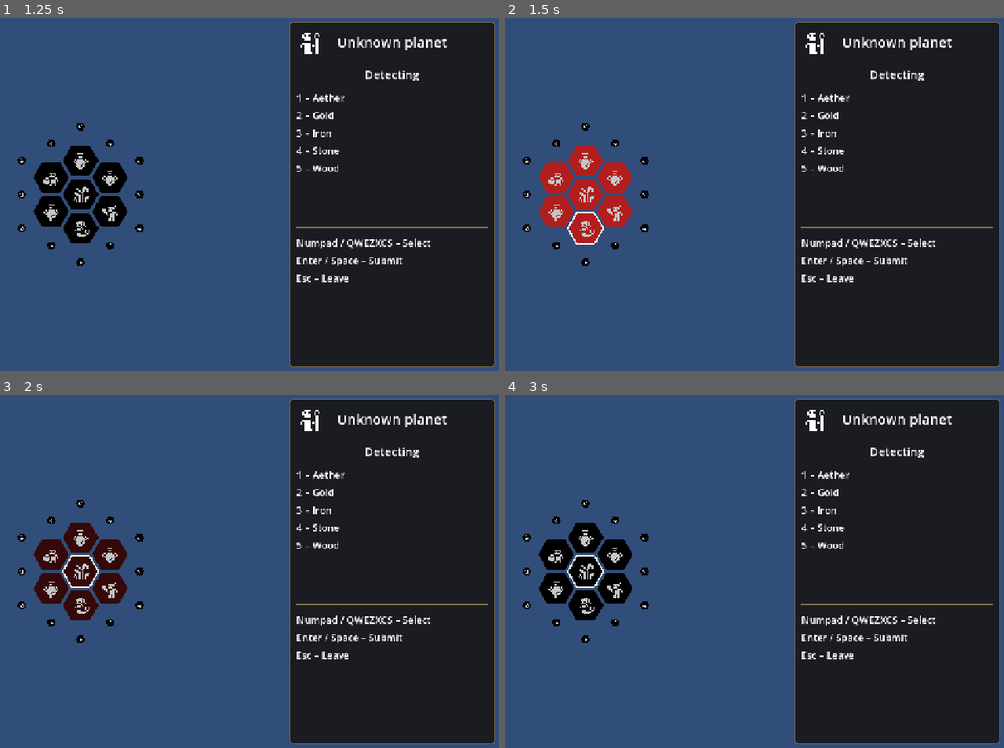
Above: before the commit, frames 1-4 (two rows, left to right).
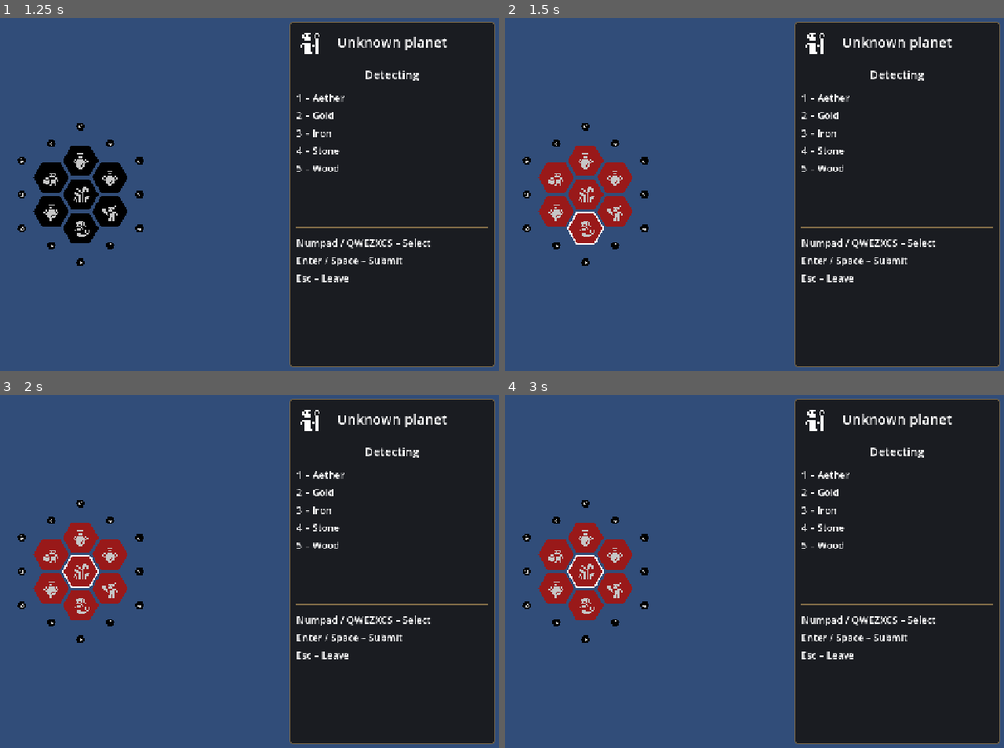
Above: after the commit, the same moments.

Repository: scunningham777/spaes-wrzrds
Game: Godot game, scene res://scenes/planet.tscn
Two runs of this game, one before a commit and one after it. Both use one fixed random seed, a clock stepped at 60 frames per second and the inputs below. This scene is started directly instead of the project's main scene.
Inputs:
- Up to frame 1 (1.25 s): tap Enter (submit_guess) at 0.5, 0.8 s; hold D (hex_right) from 0.53 s (still down); hold S (detect) from 0.53 s (still down); tap Space at 0.77 s
- Up to frame 2 (1.5 s): tap Space at 1.25 s; release D (hex_right) at 1.28 s; release S (detect) at 1.28 s; hold X (hex_down) from 1.28 s (still down); tap Enter (submit_guess) at 1.35 s
- Up to frame 3 (2 s): keep holding X (hex_down); tap Space at 1.52 s; tap S (detect) at 1.55 s
- Up to frame 4 (3 s): release X (hex_down) at 2.03 s; hold D (hex_right) 2.03-2.78 s; hold B (build_tower) 2.03-2.78 s; tap Enter (submit_guess) at 2.3 s; hold W (hex_up) from 2.78 s (still down); tap S (detect) at 2.85 s

Frame 1 is identical in both runs. In frame 2, 2.8% of the frame differs, in the area x 6-26%, y 36-64%; in frame 3, 2.8%; in frame 4, 2.8%.

Commit message:
Detect mode: wrong guesses turn red until the next submit
Like partly right tiles turn gold, tiles guessed all wrong (or not guessed)
now keep a red fill until the next submit, instead of flashing red. Exact
guesses still flash green.

Co-Authored-By: Claude Opus 5.5 <noreply@anthropic.com>
Claude-Session: https://claude.ai/code/session_0196C6qponv1cZhsguvue75H

Diff:
--- a/scripts/core/detection.gd
+++ b/scripts/core/detection.gd
@@ -4,8 +4,8 @@
 # One detect mode session: the player guesses the elements of the unknown tiles in an area (the
 # ring around them), Wordle-style. Guesses belong to a kind, so guessing for one tile guesses for
 # every tile of its kind. Submitting scores each guessed kind: exactly its elements makes it known
-# (TileGrid.set_kind_known, planet-wide); some of them, extras or not, makes its tiles partial
-# until the next submit; none leaves them as they were.
+# (TileGrid.set_kind_known, planet-wide); some of them, extras or not, makes its tiles partial;
+# none (or no guess) makes them wrong. Partial and wrong last until the next submit.
 #
 # The elements to guess from are every element on the planet (its TileGrid.kinds), in
 # alphabetical order, whether or not the area has it: decoys keep the last unknown kind from being
@@ -28,6 +28,8 @@
 var guesses: Dictionary[StringName, Array] = {}
 ## Stored copies of the tiles the last submit found partly right.
 var partial: Dictionary[Vector2i, bool] = {}
+## Stored copies of the tiles the last submit found no part of right (guessed all wrong, or not at all).
+var wrong: Dictionary[Vector2i, bool] = {}
 
 
 func _init(p_grid: TileGrid, p_area: Array[Vector2i]) -> void:
@@ -56,14 +58,6 @@
 
 func is_target(coord: Vector2i) -> bool:
 	return grid.canonical(coord) in targets()
-
-
-# The area's unknown tiles the last submit found no part of right (guessed all wrong, or not at
-# all); after a submit, every target that isn't partial.
-func missed() -> Array[Vector2i]:
-	var result: Array[Vector2i] = []
-	result.assign(targets().filter(func(c: Vector2i) -> bool: return not partial.has(c)))
-	return result
 
 
 # Whether nothing's left to detect.
@@ -114,9 +108,14 @@
 	return partial.has(grid.canonical(coord))
 
 
+func is_wrong(coord: Vector2i) -> bool:
+	return wrong.has(grid.canonical(coord))
+
+
 # Scores every guessed kind in the area (see the top). Returns the kinds it made known.
 func submit() -> Array[TileKind]:
 	partial.clear()
+	wrong.clear()
 	var learned: Array[TileKind] = []
 	var kinds: Array[TileKind] = []
 	for c in targets():
@@ -127,10 +126,11 @@
 		var right := kind_guesses.filter(func(e: StringName) -> bool: return e in kind.elements)
 		if right.size() == kind.elements.size() and kind_guesses.size() == right.size():
 			learned.append(kind)
-		elif not right.is_empty():
+		else:
+			var results: Dictionary[Vector2i, bool] = partial if not right.is_empty() else wrong
 			for c in targets():
 				if grid.get_tile(c) == kind:
-					partial[c] = true
+					results[c] = true
 	for kind in learned:
 		guesses.erase(kind.id)
 		grid.set_kind_known(kind)
--- a/scripts/tile_grid_view.gd
+++ b/scripts/tile_grid_view.gd
@@ -7,10 +7,10 @@
 # whose icon has an entry in ICONS draw that sprite-sheet icon over it. Icons with an entry in ICON_ANIMS step through it, all in sync off one clock. Tile size comes
 # from the board's tile_scale. Tiles whose elements are unknown draw their icon in unknown_icon_color,
 # holding still. In detect mode (detection) tiles outside its area shrink and hold still, tiles
-# partly guessed right fill with partial_color, guesses show as their number keys in the lower
-# right, the selected tile is outlined, and the landing outline, move costs and cooldowns hide.
-# After a submit, tiles flash (flash_tiles) correct_color or wrong_color. Tiles that cost aether to step onto show the cost as a number and
-# a blue dot in their upper left; the landing tile is outlined. The occupied (player's) tile's icon
+# partly guessed right fill with partial_color and ones guessed wrong with wrong_color, guesses
+# show as their number keys in the lower right, the selected tile is outlined, and the landing
+# outline, move costs and cooldowns hide. Tiles just guessed right flash correct_color
+# (flash_tiles). Tiles that cost aether to step onto show the cost as a number and a blue dot in their upper left; the landing tile is outlined. The occupied (player's) tile's icon
 # sits higher, clear of the player's sprite.
 
 ## Sprite sheet that ICONS regions are cut from.
@@ -38,18 +38,18 @@
 @export var move_cost_dot_color: Color = Color(0.3, 0.6, 1.0)
 @export var move_cost_dot_radius: float = 3.5
 ## Detect mode: drawn size of tiles outside its area, how long they take to shrink or grow back,
-## fill of tiles partly guessed right, guess numbers, and the selected tile's outline.
+## fills of tiles partly guessed right and guessed wrong, guess numbers, and the selected tile's
+## outline.
 @export var detect_outside_scale: float = 0.25
 @export var detect_shrink_seconds: float = 0.15
 @export var partial_color: Color = Color(0.72, 0.53, 0.04)
+@export var wrong_color: Color = Color(0.6, 0.1, 0.1)
 @export var guess_font_size: int = 14
 @export var guess_color: Color = Color(0.55, 0.85, 1.0)
 @export var selection_color: Color = Color.WHITE
 @export var selection_line_width: float = 3.0
-## Fill tiles flash after a submit: guessed right, or guessed all wrong or not at all; and how long
-## the flash takes to fade back.
+## Fill tiles guessed right flash, and how long the flash takes to fade back.
 @export var correct_color: Color = Color(0.2, 0.65, 0.25)
-@export var wrong_color: Color = Color(0.7, 0.12, 0.12)
 @export var flash_seconds: float = 0.6
 ## Outline around the landing tile.
 @export var landing_color: Color = Color(1.0, 0.85, 0.1)
@@ -372,13 +372,15 @@
 		_draw_guesses(label[0], label[1])
 
 
-# Hex fill for the tile at coord: partly guessed tiles in detect mode, then resonant tiles, stand
+# Hex fill for the tile at coord: partly right or wrong tiles in detect mode, then resonant tiles, stand
 # out; everything else is hex_color. A correct-guess flash blends over it. The ley lines themselves
 # are never drawn.
 func fill_color(coord: Vector2i) -> Color:
 	var fill := hex_color
 	if detection != null and detection.is_partial(coord):
 		fill = partial_color
+	elif detection != null and detection.is_wrong(coord):
+		fill = wrong_color
 	elif ley_lines != null and (ley_lines.is_active(coord) or ley_lines.is_resonant(grid, coord)):
 		fill = ley_color
 	if flash_strength > 0.0 and _flashing.has(grid.canonical(coord)):
--- a/scripts/tile_interaction.gd
+++ b/scripts/tile_interaction.gd
@@ -171,13 +171,10 @@
 	elif event.is_action_pressed("submit_guess"):
 		var learned := detection.submit()
 		print("Detected %s" % [learned.map(func(k: TileKind) -> String: return k.display_name)])
-		# Every tile flashes but the partly right ones (gold), so each submit shows.
 		var colors: Dictionary[Vector2i, Color] = {}
 		for c in detection.area:
 			if tiles.grid.has_tile(c) and tiles.grid.get_tile(c) in learned:
 				colors[c] = tiles.correct_color
-		for c in detection.missed():
-			colors[c] = tiles.wrong_color
 		tiles.flash_tiles(colors)
 		if detection.is_done():
 			_end_detect()
--- a/tests/smoke_test.gd
+++ b/tests/smoke_test.gd
@@ -285,7 +285,8 @@
 	_check(det.submit() == [iron] and dg.is_kind_known(iron) and not dg.is_kind_known(rusty_gold)
 		and det.guessed(Vector2i.ZERO).is_empty(), "detect: an exact guess makes the kind known")
 	_check(det.is_partial(Vector2i(1, 0)) and not det.is_partial(Vector2i(-1, 0)) and not det.is_partial(Vector2i.ZERO)
-		and det.missed() == [Vector2i(-1, 0)], "detect: some right is partial, all wrong is missed")
+		and det.is_wrong(Vector2i(-1, 0)) and not det.is_wrong(Vector2i(1, 0)) and det.wrong.size() == 1,
+		"detect: some right is partial, all wrong is wrong")
 	_check(det.guessed(Vector2i(1, 0)) == [&"iron"] and det.guessed(Vector2i(-1, 0)) == [&"stone"],
 		"detect: wrong guesses stay to adjust")
 	det.select(Vector2i(1, 0))
@@ -293,13 +294,14 @@
 	det.select(Vector2i(-1, 0))
 	det.toggle(3)  # stone and wood on timber: right, plus an extra
 	_check(det.guessed(Vector2i(1, 0)) == [&"gold", &"iron"] and det.submit() == [rusty_gold]
-		and det.is_partial(Vector2i(-1, 0)) and not det.is_partial(Vector2i(1, 0)),
+		and det.is_partial(Vector2i(-1, 0)) and not det.is_partial(Vector2i(1, 0)) and det.wrong.is_empty(),
 		"detect: a new submit replaces the results; right plus an extra is partial")
 	_check(det.elements == [&"gold", &"iron", &"stone", &"wood"] and det.toggle(0) and det.toggle(0)
 		and det.guessed(Vector2i(-1, 0)) == [&"stone", &"wood"],
 		"detect: the list never changes, and detected elements can still be guessed")
 	det.toggle(2)  # stone off: just wood
-	_check(det.submit() == [timber] and det.is_done() and det.partial.is_empty(), "detect: done once everything is known")
+	_check(det.submit() == [timber] and det.is_done() and det.partial.is_empty() and det.wrong.is_empty(),
+		"detect: done once everything is known")
 	var inv := Inventory.new()
 	var inv_changes := [0]
 	inv.changed.connect(func() -> void: inv_changes[0] += 1)
@@ -984,8 +986,12 @@
 	_press(KEY_3)
 	_check(detection.guesses.is_empty(), "detect: no guess without a selected tile")
 	_press(KEY_ENTER)  # nothing guessed: every tile in the ring is wrong
-	_check([detect_center, Vector2i(0, 1), Vector2i(1, 1), Vector2i(-1, 2)].all(func(c: Vector2i) -> bool:
-		return tiles.fill_color(c).is_equal_approx(tiles.wrong_color)), "detect: submitting no guesses flashes the ring red")
+	var ring_tiles: Array[Vector2i] = [detect_center, Vector2i(0, 1), Vector2i(1, 1), Vector2i(-1, 2)]
+	_check(ring_tiles.all(func(c: Vector2i) -> bool: return tiles.fill_color(c) == tiles.wrong_color),
+		"detect: submitting no guesses turns the ring red")
+	await create_timer(0.3).timeout
+	_check(ring_tiles.all(func(c: Vector2i) -> bool: return tiles.fill_color(c) == tiles.wrong_color),
+		"detect: and it stays red until the next submit")
 	_press(KEY_S)  # the wizard's own tile
 	_check(detection.selected == tiles.grid.canonical(detect_center), "detect: S selects the wizard's tile")
 	_press(KEY_3)  # Iron, on the wizard's iron tile
@@ -1012,7 +1018,8 @@
 	_press(KEY_ENTER)
 	_check(tiles.fill_color(Vector2i(0, 1)).is_equal_approx(tiles.correct_color)
 		and tiles.fill_color(detect_center).is_equal_approx(tiles.correct_color)
-		and tiles.fill_color(Vector2i(-1, 2)) == tiles.partial_color, "detect: tiles guessed right flash green")
+		and tiles.fill_color(Vector2i(-1, 2)) == tiles.partial_color and detection.wrong.is_empty(),
+		"detect: tiles guessed right flash green; the next submit clears the red")
 	_check(tiles.grid.is_known(detect_center) and tiles.grid.is_known(Vector2i(1, 1)) and tiles.grid.is_known(Vector2i(0, 1))
 		and not tiles.grid.is_known(Vector2i(-1, 2)) and interaction.detecting, "detect: Enter submits; exact guesses become known")
 	_check(tiles.fill_color(Vector2i(-1, 2)) == tiles.partial_color and tiles.fill_color(Vector2i(0, 1)) != tiles.partial_color,
Not shown, changed: README.md
